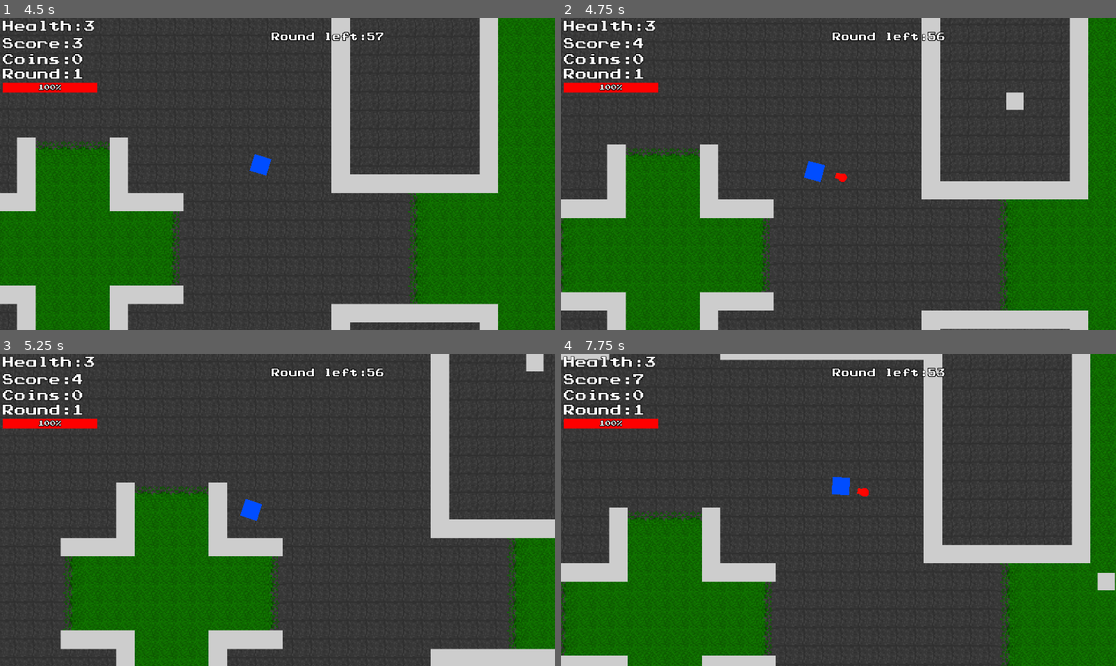
Above: before the commit, frames 1-4 (two rows, left to right).
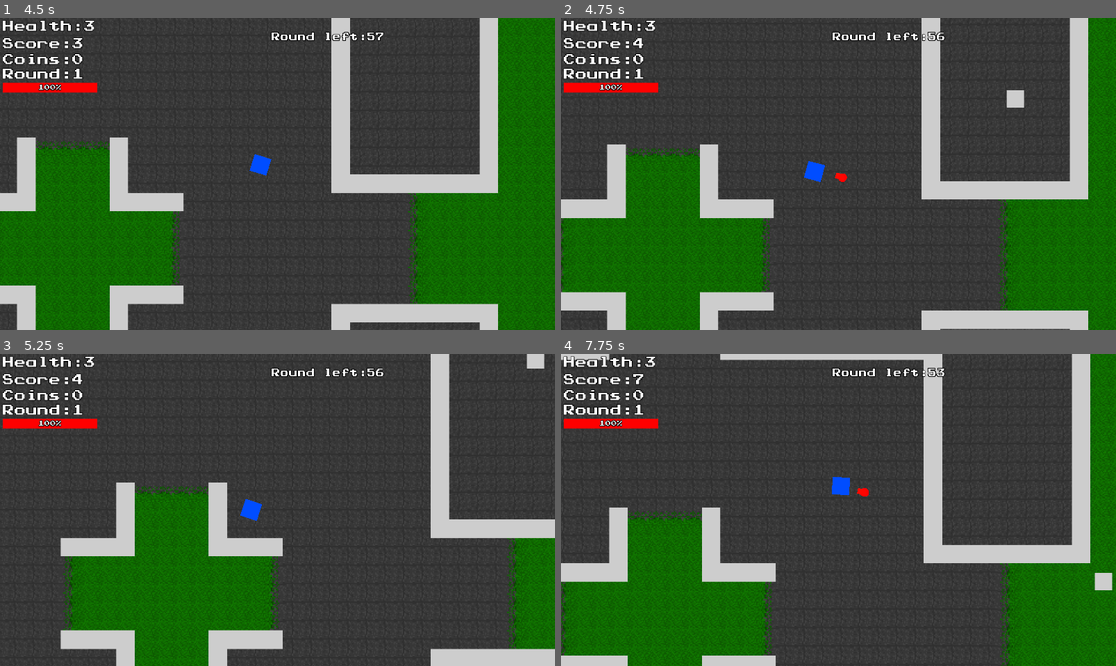
Above: after the commit, the same moments.

Repository: Kirottu/perttishooter
Game: Godot game, scene res://Scenes/MainMenu.tscn
The game is run twice, just before and just after one commit, with the same random seed, the same clock (stepped at 60 frames per second) and the same inputs.
Inputs (mouse positions are in pixels of both pictures, inside the frame that each line leads up to):
- Up to frame 1 (4.5 s): click "Play" at 0.5 s; tap Enter at 1.25 s; move the mouse to (399, 158) at 1.27 s; hold D (right) 1.28-2.03 s; hold Space (fire) 1.28-2.03 s; move the mouse to (166, 189) at 2.02 s; hold S (down) 2.03-2.78 s; tap Space (fire) at 2.1, 3.6 s; move the mouse to (333, 105) at 2.77 s; hold D (right) 2.78-3.53 s; hold Space (fire) 2.78-3.53 s; move the mouse to (249, 236) at 3.52 s; hold W (up) 3.53-4.28 s; move the mouse to (444, 220) at 4.27 s; hold A (left) from 4.28 s (still down); hold Space (fire) from 4.28 s (still down)
- Up to frame 2 (4.75 s): keep holding A (left); keep holding Space (fire)
- Up to frame 3 (5.25 s): keep holding A (left); move the mouse to (111, 463) at 5.02 s; release Space (fire) at 5.03 s; tap Space (fire) at 5.1 s
- Up to frame 4 (7.75 s): move the mouse to (866, 510) at 5.77 s; release A (left) at 5.78 s; hold S (down) 5.78-6.53 s; hold Space (fire) 5.78-6.53 s; move the mouse to (755, 432) at 6.52 s; hold D (right) 6.53-7.28 s; tap Space (fire) at 6.6 s; move the mouse to (960, 494) at 7.27 s; hold W (up) from 7.28 s (still down); hold Space (fire) from 7.28 s (still down)

Frame 1 is identical in both runs. In frame 2, less than 0.1% of the frame differs, in the area x 80-84%, y 23-30%; in frame 3, less than 0.1%; in frame 4, less than 0.1%, in the area x 96-100%, y 70-76%.

Commit message:
Timer overhaul in progress

Diff:
--- a/Scripts/Level.gd
+++ b/Scripts/Level.gd
@@ -31,9 +31,9 @@
 var tower_under_attack = false
 var enemies_spawnable = true
 var round_interval = false
+var core_damageable = true
 
 # Integers/floats
-var spawn_timer = Settings.base_difficulty
 var tower_health = Settings.tower_health
 var enemies_in_tower = 0
 var tower_damage_interval = Settings.tower_damage_interval
@@ -50,6 +50,8 @@
 var health_bar_stylebox
 var round_timer
 var spawn_points = []
+var spawn_timer
+var core_damage_timer
 
 func _ready():
 	set_visibility()
@@ -60,38 +62,28 @@
 	round_timer_indicator()
 	get_viewport().connect("size_changed", self, "_on_viewport_size_changed")
 
-func _physics_process(delta):
-	core_damage()
-	spawn_enemies()
-
 func core_damage():
-	if !tower_destroyed and tower_under_attack and tower_health != 0:
-		if tower_damage_interval > 0:
-			tower_damage_interval -= 1
-		if tower_damage_interval == 0:
-			tower_health -= 1
-			tower_health_bar.value = tower_health
-			tower_damage_interval = Settings.tower_damage_interval
+	if !tower_destroyed and tower_under_attack and tower_health != 0 and core_damageable:
+		core_damageable = false
+		yield(get_tree().create_timer(Settings.tower_damage_interval), "timeout")
+		core_damageable = true
+		tower_health -= 1
+		tower_health_bar.value = tower_health
+
 	elif tower_health == 0:
 		tower_destroyed = true
 		emit_signal("core_destroyed")
 
 func spawn_enemies():
 	if !gameover and enemies_spawnable and !round_interval:
-		# Operate the timer between spawns
-		if spawn_timer > 0:
-			spawn_timer -= 1
-		if spawn_timer == 0:
-			rng.randomize()
-			# Set a random time for when the next enemy spawns
-			spawn_timer = Settings.base_difficulty - Settings.difficulty
-			# Spawn an enemy to a random spawnpoint
-			if rng.randi_range(0,100) > Settings.tower_enemy_probability:
-				_spawn_enemy(rng.randi_range(0,7))
-			elif !tower_destroyed:
-				_spawn_tower_enemy(rng.randi_range(0,7))
-			else:
-				_spawn_enemy(rng.randi_range(0,7))
+		rng.randomize()
+		# Spawn an enemy to a random spawnpoint
+		if rng.randi_range(0,100) > Settings.tower_enemy_probability:
+			_spawn_enemy(rng.randi_range(0,7))
+		elif !tower_destroyed:
+			_spawn_tower_enemy(rng.randi_range(0,7))
+		else:
+			_spawn_enemy(rng.randi_range(0,7))
 
 func set_visibility():
 	game_over_label.visible = false
@@ -124,6 +116,19 @@
 	score_timer.set_wait_time(1.0)
 	score_timer.set_one_shot(false) # Make sure it loops
 	score_timer.start()
+
+	spawn_timer = Timer.new()
+	add_child(spawn_timer)
+	spawn_timer.connect("timeout", self, "spawn_enemies")
+	spawn_timer.set_wait_time(Settings.base_difficulty)
+	spawn_timer.set_one_shot(false)
+	spawn_timer.start()
+
+	core_damage_timer = Timer.new()
+	add_child(core_damage_timer)
+	core_damage_timer.connect("timeout", self, "core_damage")
+	core_damage_timer.set_wait_time(Settings.tower_damage_interval)
+	core_damage_timer.set_one_shot(false)
 
 func set_positions():
 	$HUD/ColorRect.set_size(Vector2(get_viewport().size.x, get_viewport().size.y))
@@ -216,19 +221,24 @@
 			initialization_period()
 			yield(get_tree().create_timer(Settings.attack_initalization_period), "timeout")
 		tower_under_attack = true
+		core_damage_timer.start()
 		under_attack_label.text = "Core under attack!"
 		warning_flash()
 		enemies_in_tower += 1
 	elif tower_destroyed:
 		under_attack_label.text = "Core Destroyed!"
 		under_attack_label.visible = true
-
-func _on_Tower_Enemy_exited():
 	enemies_in_tower -= 1
 	if enemies_in_tower == 0:
 		tower_under_attack = false
 		under_attack_label.visible = false
 		tower_damage_interval = Settings.tower_damage_interval
+
+func _on_Tower_Enemy_exited():
+	enemies_in_tower -= 1
+	if enemies_in_tower == 0:
+		tower_under_attack = false
+		core_damage_timer.stop()
 
 func _on_Enemy_destroyed(tower_enemy : bool):
 	if !tower_enemy:
--- a/Scripts/Settings.gd
+++ b/Scripts/Settings.gd
@@ -23,12 +23,12 @@
 var warning_flash_interval = 0.08
 var round_time = 60
 var round_interval = 30
-var difficulty_increase = 5
+var difficulty_increase = 0.08
 var max_first_path_delay = 30 #confusing name, this is the amount of physics steps (max 60/second) before a new path is calculated for the enemies
 var minimum_path_delay = 60 #minimum amount of phyisics frames before the path is update, if in really close proximity
-var base_difficulty = 120
+var base_difficulty = 2
 var tower_health = 50
-var tower_damage_interval = 30
+var tower_damage_interval = 0.5
 var attack_initalization_period = 2
 
 # Variables that change during gameplay, e.g. score, difficulty...
